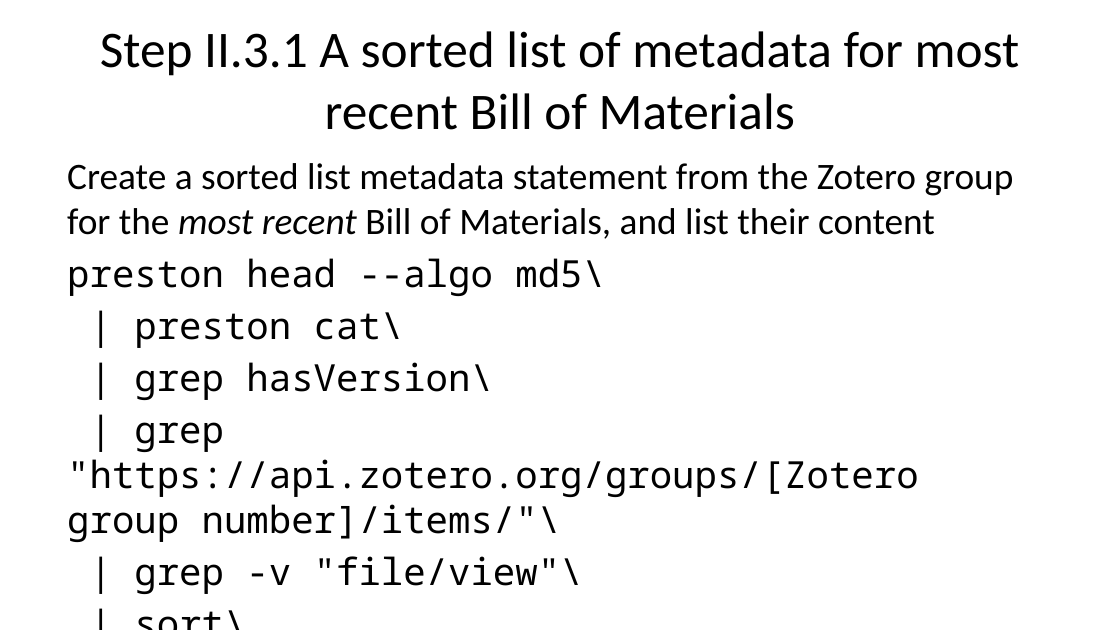
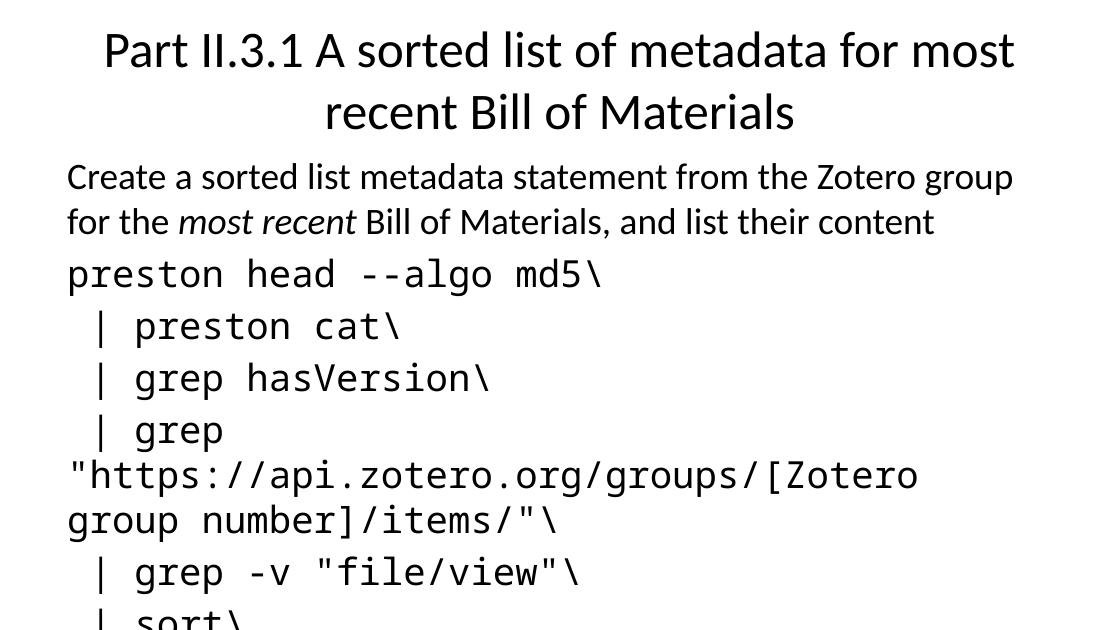
Before and after one commit to bat-literature/bat-literature.github.io, a slide deck: slide 25 of workshop.pptx. Drawn at 1120x630 pixels with LibreOffice and Linux fonts; fonts in the diff are those of the drawing. Boxes give left, top, right and bottom in pixels: in the first picture for what was removed or moved away, otherwise in the second. Text is boxed around its words. In the diff, an @@ line names an element or a change of style, - is before the commit and + after.

Commit message:
update workshop materials

```diff
--- a/workshop.pptx
+++ b/workshop.pptx
@@ title at (104, 31, 1016, 130): text changed @@
-Step II.3.1 A sorted list of metadata for most recent Bill of Materials
+Part II.3.1 A sorted list of metadata for most recent Bill of Materials
```
Also in this commit, not shown: 17 other slides changed, 3 other files.
